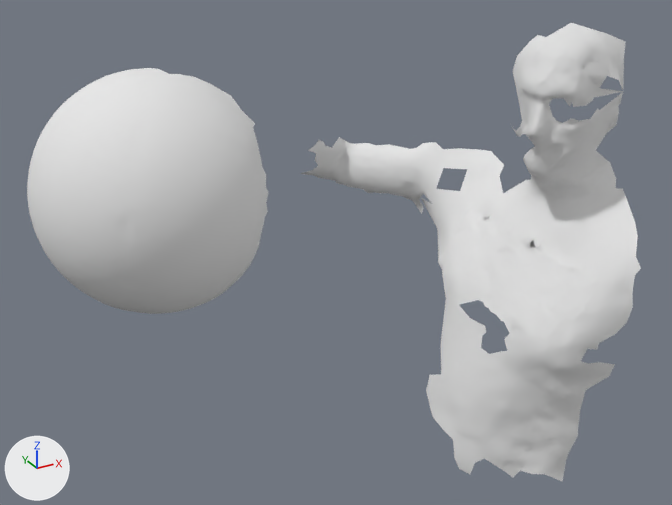
A saved change to the OBJ model res/tangential2/LargeSphere_tangential_02.000034.obj.
Rendered twice from a 50 mm lens placed at (21.0, -858.0, 424.0), pointed at (658.0, 301.0, -155.0). The lights are fixed; the arrows at lower left show +X, +Y and +Z. Where no turn or scale is listed for an object, it has been applied to the vertices.

Names of what the first picture shows: 'LargeSphere_tangential_02.000034'.
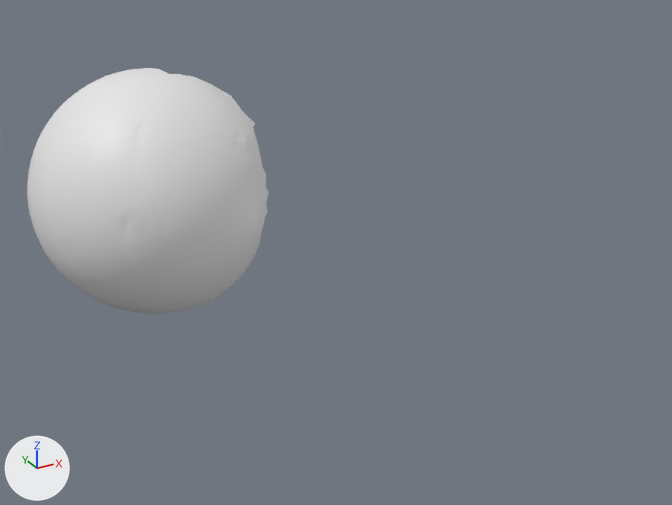
Location of each change, (x1, y1, x2, y2) in pixels of the pictures (672 x 505 px):
'LargeSphere_tangential_02.000034', reshaped (61% narrower, 46% shorter)
    before: (27, 23, 641, 482)
    after: (27, 68, 268, 314)
part 1 of me_largesphere_tangential_02_000034, deleted
    before: (301, 23, 641, 482)

The change in detail:
me_largesphere_tangential_02_000034 has 8199 vertices, 16126 faces and spans x 196.0..1055.0, y 15.0..600.0, z -550.0..195.0.
me_largesphere_tangential_02_000034 is used by ob_largesphere_tangential_02_000034; location (0.0, 0.0, 0.0).
me_largesphere_tangential_02_000034 no longer uses material mat_largesphere_tangential_02_000034 (white #e7e7e7).
me_largesphere_tangential_02_000034 part 1: the loose piece of 3393 vertices spanning x 728.0..1055.0, y 15.0..600.0, z -550.0..195.0 is deleted.
